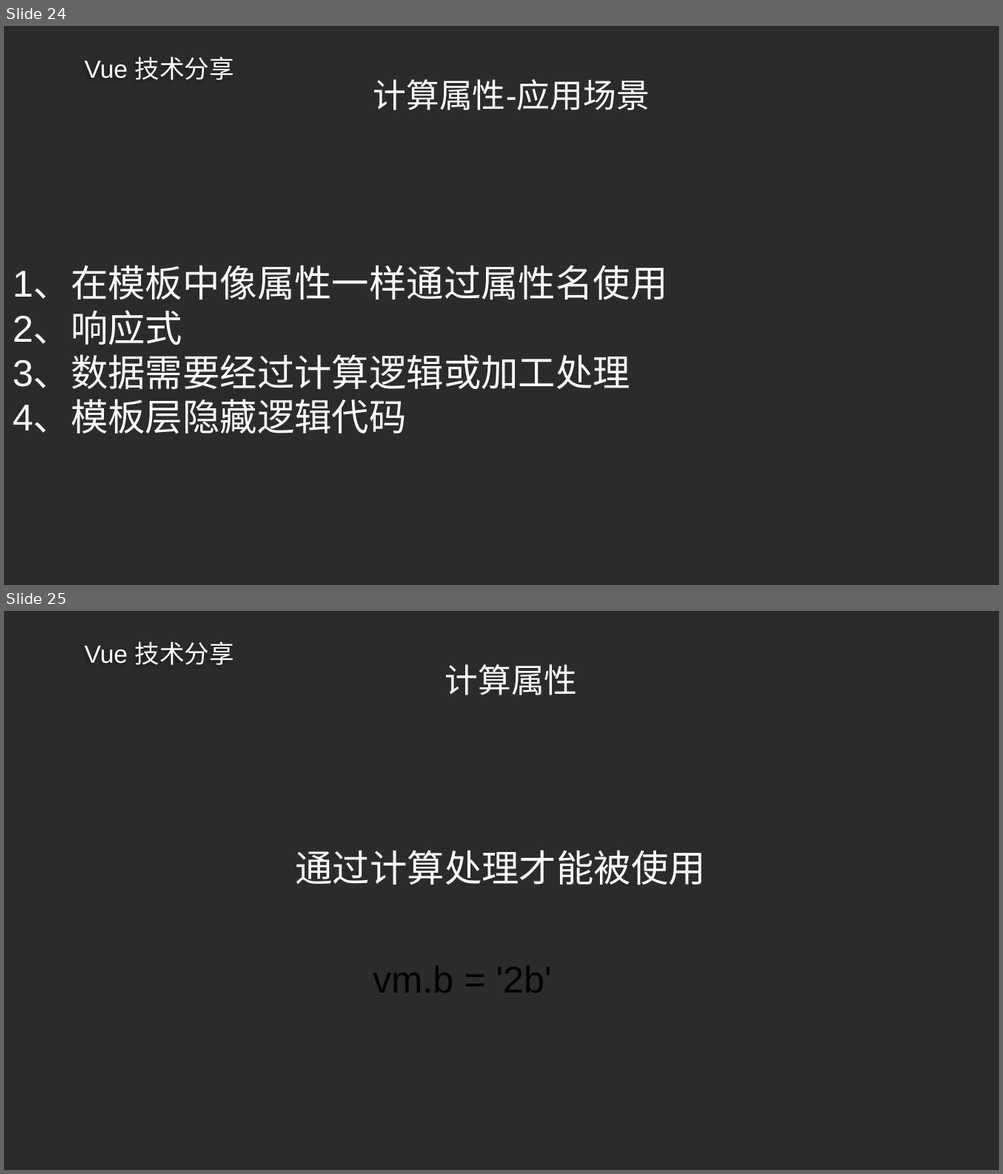
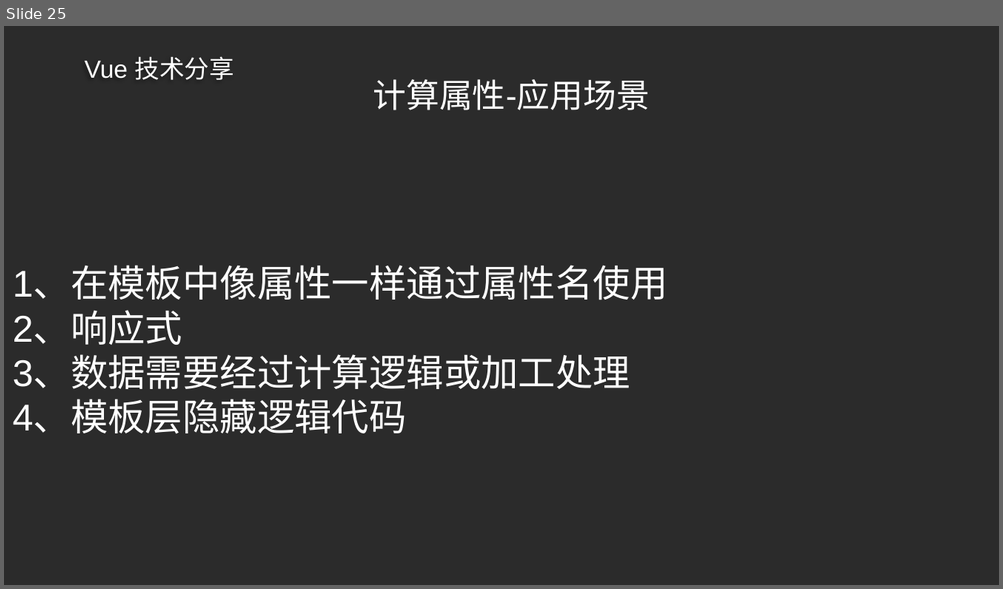
Before and after one commit to ldjdd/traing-library, a slide deck: vue/成稿.pptx. Shown one above the other, each under a label of ours: slides 24 and 25 before the commit, slide 25 after it. The pictures are 1003x1174 and 1003x589 pixels, drawn with LibreOffice and Linux fonts; fonts in the diff are those of the drawing; background and template pictures are left out; a plain dark background stands for a picture behind light text. Boxes give left, top, right and bottom in pixels: in the first picture for what was removed or moved away, otherwise in the second. Text is boxed around its words. In the diff, an @@ line names an element or a change of style, - is before the commit and + after.

```diff
--- a/vue/成稿.pptx
+++ b/vue/成稿.pptx
@@ slide 25 removed at [4,611,999,1170], background picture (left out); not listed: 1 template element that a slide beside it also shows @@
@@ title removed at [445,664,578,695] @@
-计算属性
@@ text removed at [296,850,706,886] @@
-通过计算处理才能被使用
@@ text removed at [373,966,552,993] @@
-vm.b = '2b'
@@ what was slide 24 is now slide 25 @@
```
Also in this commit, not shown: 3 slides changed, 4 slides added, 3 other slides removed, 2 other files.
